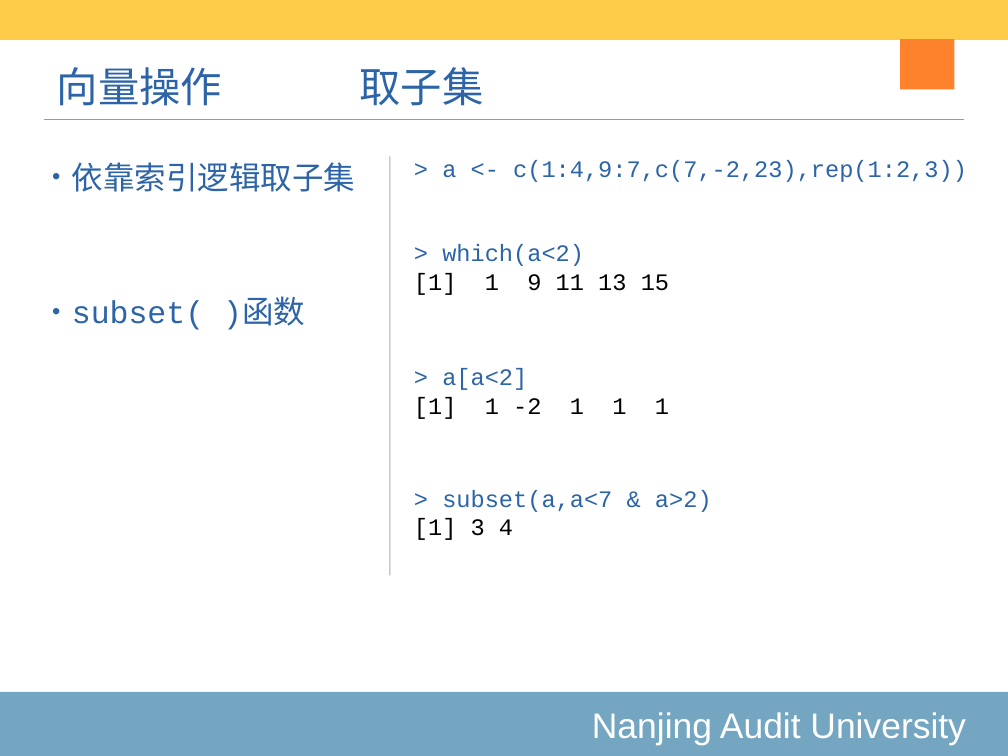
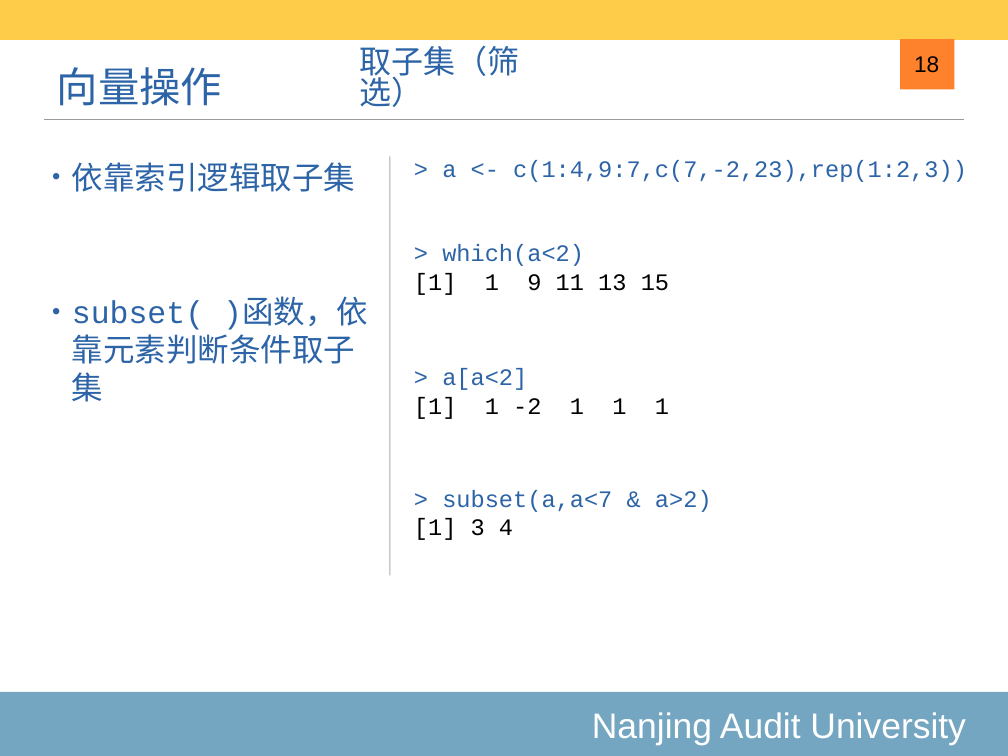
Before and after one commit to exoplanetX/DataAnalytics, a slide deck: slide 18 of 2019-3-变量操作.pptx (slide 17 before the commit). Drawn at 1008x756 pixels with LibreOffice and Linux fonts; fonts in the diff are those of the drawing. Boxes give left, top, right and bottom in pixels: in the first picture for what was removed or moved away, otherwise in the second. Text is boxed around its words. In the diff, an @@ line names an element or a change of style, - is before the commit and + after.

```diff
--- a/2019-3-变量操作.pptx
+++ b/2019-3-变量操作.pptx
@@ text at (x1=360, y1=46, x2=520, y2=107): text changed; size 42 to 32.5 pt @@
-取子集
+取子集（筛选）
@@ page number added at (x1=914, y1=56, x2=939, y2=73), 23 pt, text #000000 @@
+18
@@ text at (x1=72, y1=301, x2=368, y2=402): text changed @@
-• subset( )函数
+• subset( )函数，依靠元素判断条件取子集
```
Also in this commit, not shown: 1 other slide changed, 4 slides added, 1 other file.
